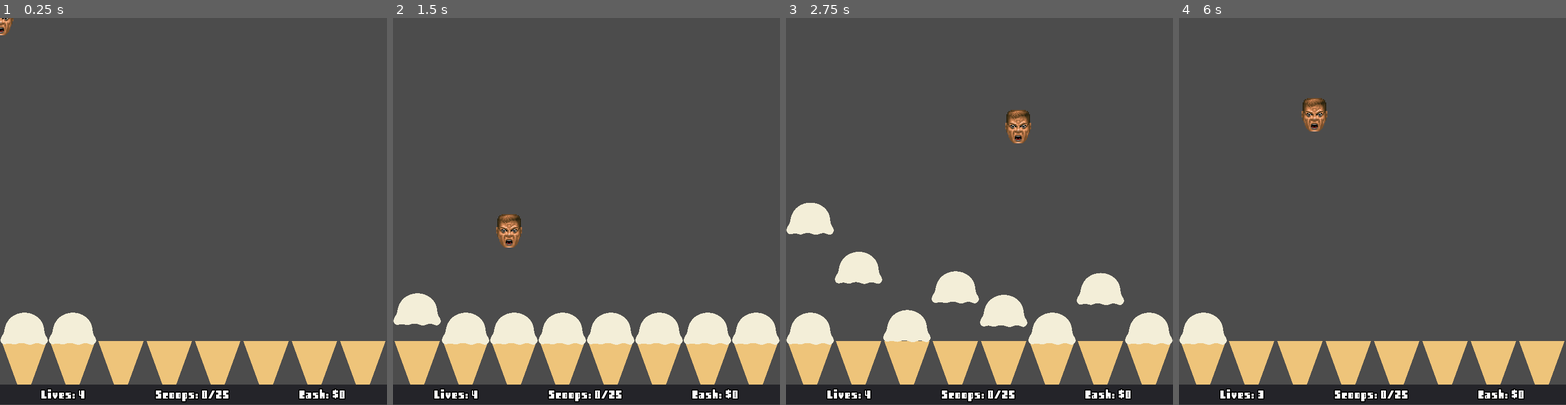
Above: before the commit, frames 1-4 (left to right).
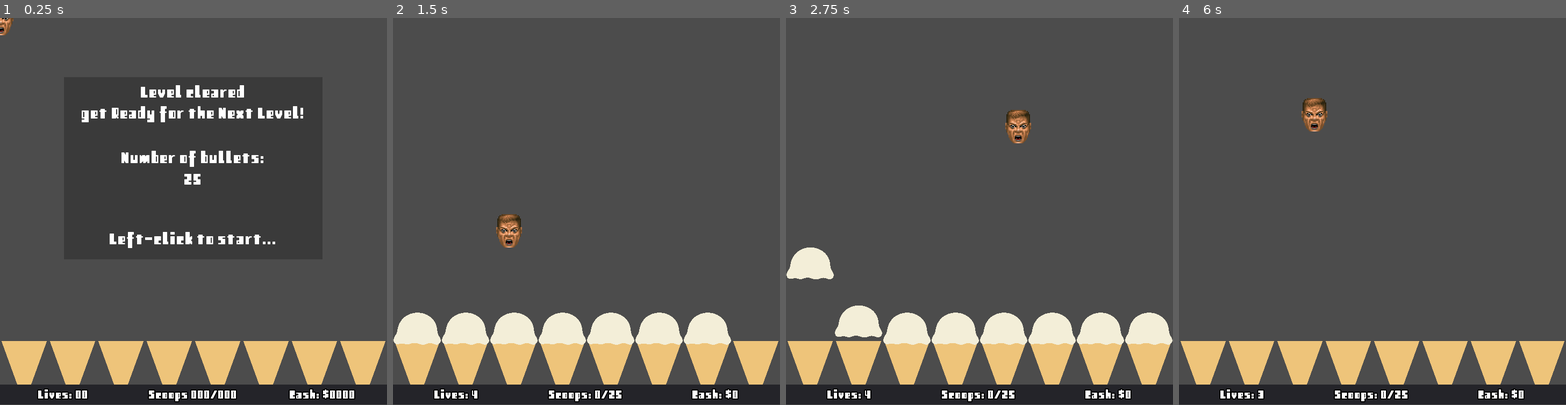
Above: after the commit, the same moments.

Repository: craigostrin/IceCream
Game: Godot game, scene res://Scenes/Game.tscn
Same seed, same stepped clock (60 frames per second), same inputs: the game is played once before the commit and once after it.
Inputs (mouse positions are in pixels of both pictures, inside the frame that each line leads up to):
- Up to frame 1 (0.25 s): no input
- Up to frame 2 (1.5 s): tap Enter at 0.5 s; move the mouse to (671, 192) at 0.52 s; click (671, 192) at 0.6 s; move the mouse to (509, 230) at 1.27 s; right-click (509, 230) at 1.35 s
- Up to frame 3 (2.75 s): move the mouse to (1018, 126) at 2.02 s; click (1018, 126) at 2.1 s
- Up to frame 4 (6 s): move the mouse to (1353, 288) at 2.77 s; right-click (1353, 288) at 2.85 s; tap Space (pause) at 3.5, 5 s; move the mouse to (1488, 269) at 3.52 s; click (1488, 269) at 3.6 s; tap Enter at 4.25, 5.75 s; move the mouse to (1256, 153) at 4.27 s; right-click (1256, 153) at 4.35 s; move the mouse to (1391, 211) at 5.02 s; click (1391, 211) at 5.1 s; move the mouse to (1314, 114) at 5.77 s; right-click (1314, 114) at 5.85 s

The runs differ from the first frame. In frame 1, 4.9% of the frame differs, in the area x 0-92%, y 17-100%; in frame 2, 1.9%; in frame 3, 8.1%, in the area x 0-88%, y 47-85%; in frame 4, 0.8%.

Commit message:
Add bonus level functionality and clean up level setup functions

Diff:
--- a/LevelData.json
+++ b/LevelData.json
@@ -3,6 +3,7 @@
         {
             "id": "01",
             "bonus": false,
+            "numBullets": 25,
             "cream": "vanilla",
             "param": {
                 "minSpeed": 125.0,
@@ -17,6 +18,7 @@
         {
             "id": "02",
             "bonus": false,
+            "numBullets": 50,
             "cream": "chocolate",
             "param": {
                 "minSpeed": 150.0,
@@ -31,6 +33,7 @@
         {
             "id": "03",
             "bonus": false,
+            "numBullets": 75,
             "cream": "strawberry",
             "param": {
                 "minSpeed": 150.0,
@@ -45,6 +48,7 @@
         {
             "id": "04",
             "bonus": false,
+            "numBullets": 100,
             "cream": "pecan",
             "param": {
                 "minSpeed": 150.0,
@@ -59,6 +63,7 @@
         {
             "id": "05",
             "bonus": false,
+            "numBullets": 125,
             "cream": "vanilla choc twist",
             "param": {
                 "minSpeed": 150.0,
@@ -73,6 +78,7 @@
         {
             "id": "05bonus",
             "bonus": true,
+            "numBullets": 200,
             "cream": "assorted flavors",
             "param": {
                 "minSpeed": 100.0,
@@ -87,6 +93,7 @@
         {
             "id": "06",
             "bonus": false,
+            "numBullets": 150,
             "cream": "cookie dough",
             "param": {
                 "minSpeed": 200.0,
@@ -101,6 +108,7 @@
         {
             "id": "07",
             "bonus": false,
+            "numBullets": 175,
             "cream": "whiskey",
             "param": {
                 "minSpeed": 200.0,
@@ -113,8 +121,9 @@
         },
 
         {
-            "id": "07",
+            "id": "08",
             "bonus": false,
+            "numBullets": 10000,
             "cream": "coffee",
             "param": {
                 "minSpeed": 200.0,
@@ -123,7 +132,7 @@
                 "minFireTime": 0.5,
                 "maxFireTime": 2.0
             },
-            "comment": "NEXT - untested"
+            "comment": "NEXT - untested - placeholder"
         }
     ]
 }
--- a/Scenes/Game.gd
+++ b/Scenes/Game.gd
@@ -28,6 +28,7 @@
 var max_bullets: int
 
 var level_index: int
+var bonus_level: bool
 var score: int
 var lives: int
 
@@ -69,15 +70,13 @@
 	level_index = 0
 	score = 0
 	lives = STARTING_LIVES
-	max_bullets = BASE_MAX_BULLETS_PER_LEVEL
-	update_cannon_params(level_index)
 
 	if debug:
 		debugPanel.show()
 		debugPanel.debug = true
 		max_bullets = 1000
 
-	start_level()
+	setup_level(level_index)
 
 
 func _input(_event):
@@ -106,48 +105,52 @@
 
 
 func level_cleared():
+	level_index += 1
 	clear_everything()
 
-	# Get next level ready
-	setup_next_level()
+	setup_level(level_index)
 
 
-func setup_next_level():
-	level_index += 1
-	max_bullets = BASE_MAX_BULLETS_PER_LEVEL * (level_index + 1)
-	update_cannon_params(level_index)
+func setup_level(index):
+	bonus_level = $LevelData.is_bonus_level(index)
+	if bonus_level: print("bonus")
+	max_bullets = $LevelData.get_num_bullets(index)
+	update_cannon_params(index)
 
 	levelStartPopup.bullets_to_show = max_bullets
 	levelStartPopup.popup()
+
+
+func _on_click_to_start():
+	start_level()
 
 
 func update_cannon_params(_level_index):
 	var index = _level_index
 	var dict = {}
 
-	# Get parameter dictionary from Level Data node
-	dict = $LevelData.data.level[index].param
+	dict = $LevelData.get_level_param_dict(index)
 
 	get_tree().call_group("cannons", "update_all_params_with_dict", dict)
 	print("cannon params updated")
 	print(dict)
 
 
-func _on_click_to_start():
-	start_level()
+func _on_player_hit(area):
+	if bonus_level:
+		level_cleared()
 
-
-func _on_player_hit(area):
-	clear_everything()
-	lives -= 1
-	Events.emit_signal("update_lives", lives)
-	if lives == 0:
-		game_over()
 	else:
-		print("uh oh you died")
-		yield(get_tree().create_timer(3.0), "timeout")
-		print("lets try again")
-		fancy_start_cannons()
+		clear_everything()
+		lives -= 1
+		Events.emit_signal("update_lives", lives)
+		if lives == 0:
+			game_over()
+		else:
+			print("uh oh you died")
+			yield(get_tree().create_timer(3.0), "timeout")
+			print("lets try again")
+			fancy_start_cannons()
 
 
 func game_over():
--- a/Scenes/Game.tscn
+++ b/Scenes/Game.tscn
@@ -346,27 +346,6 @@
 text = "Left-click to start..."
 align = 1
 valign = 1
-__meta__ = {
-"_edit_use_anchors_": false
-}
-
-[node name="Panel" type="Panel" parent="."]
-margin_left = 79.0
-margin_top = -171.0
-margin_right = 427.0
-margin_bottom = -82.0
-__meta__ = {
-"_edit_use_anchors_": false
-}
-
-[node name="Label" type="Label" parent="Panel"]
-anchor_right = 1.0
-anchor_bottom = 1.0
-margin_left = 20.0
-margin_right = -20.0
-text = "Just find the easiest and hardest versions of what you want this game to be, and then figure out how to gradient the difficulty, how many levels, etc"
-valign = 1
-autowrap = true
 __meta__ = {
 "_edit_use_anchors_": false
 }
--- a/Scenes/LevelData.gd
+++ b/Scenes/LevelData.gd
@@ -22,3 +22,13 @@
 
 	# How to access first level's max bullet speed:
 	# data.level[0].param.maxSpeed
+
+func get_level_param_dict(i):
+	return data.level[i].param
+
+
+func get_num_bullets(i):
+	return data.level[i].numBullets
+
+func is_bonus_level(i):
+	return data.level[i].bonus
